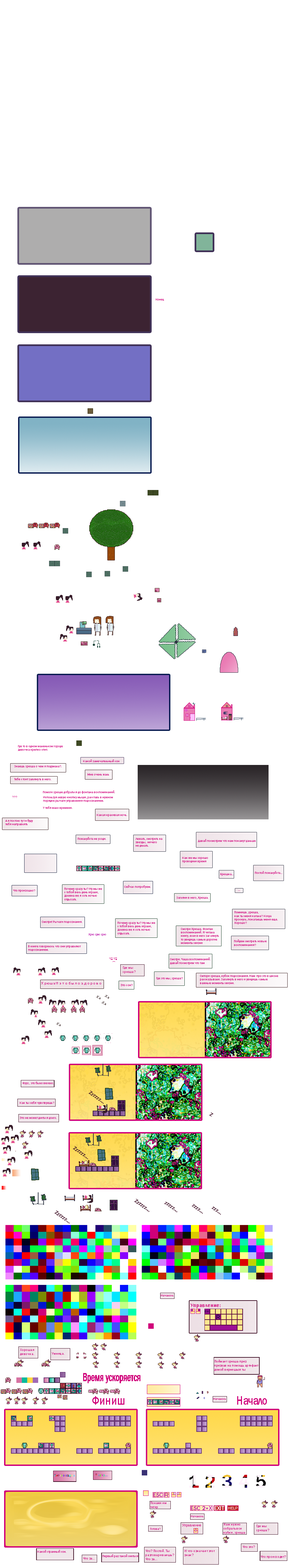
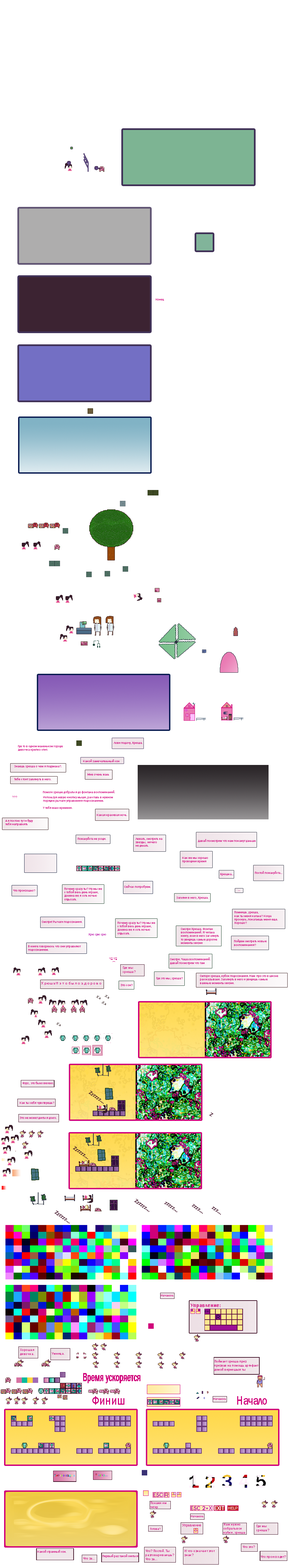
Layered file, before and after one edit (289px x 1568px). Changes by layer:
added layer "Слой 9" above "Слой 2 копия" over [83,153,89,172]
added layer "Слой 2 копия" above "Слой 7" over [94,166,101,170]
added layer "Слой 7" above "Лови подачу, Хрюша." over [98,166,105,172]
added layer "Лови подачу, Хрюша." above "Слой 6" over [113,741,143,745]
added layer "Слой 5" above "Слой 4" over [67,161,71,168]
added layer "Слой 4" above "Слой 3" over [64,162,73,172]
added layer "Слой 3" above "Слой 1" over [122,129,254,185]
added layer "Слой 10" above "Фон" over [111,738,144,749]
